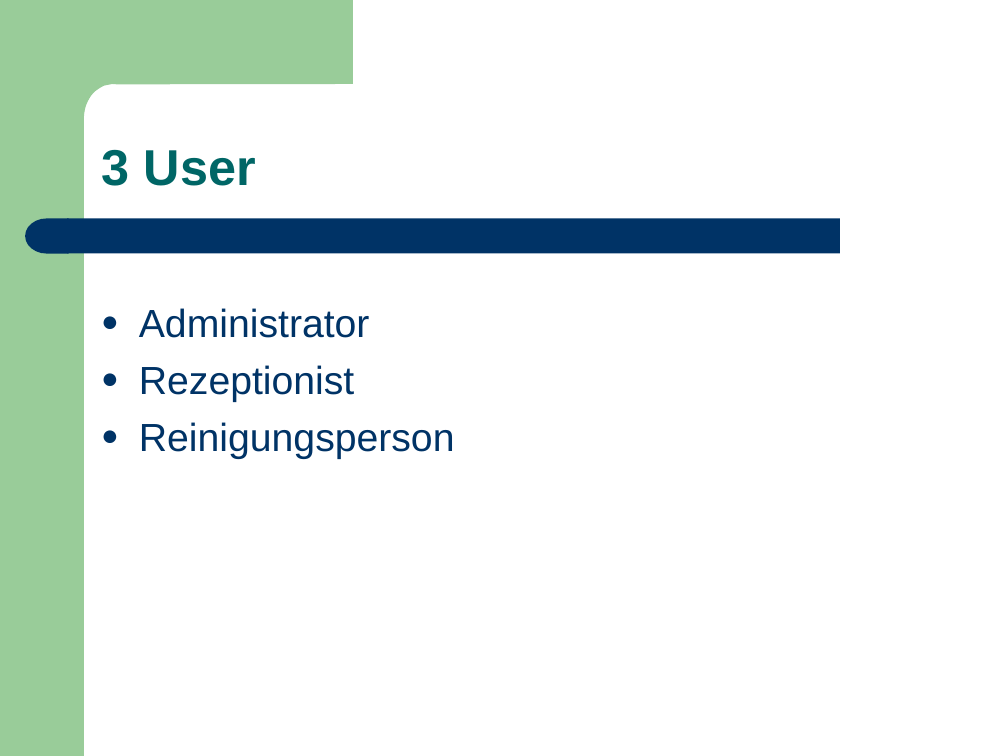
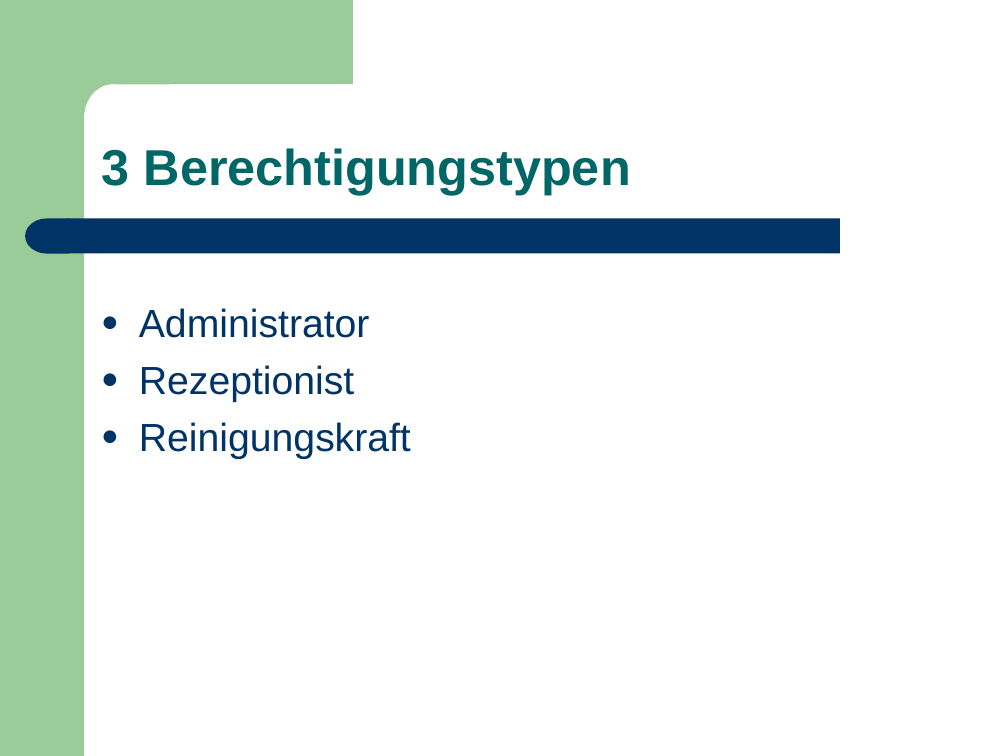
Before and after one commit to BackupTheBerlios/hics, a slide deck: slide 8 of Projektmanagement/hics_presentation.ppt. Drawn at 1008x756 pixels with LibreOffice and Linux fonts; fonts in the diff are those of the drawing. Boxes give left, top, right and bottom in pixels: in the first picture for what was removed or moved away, otherwise in the second. Text is boxed around its words. In the diff, an @@ line names an element or a change of style, - is before the commit and + after.

```diff
--- a/Projektmanagement/hics_presentation.ppt
+++ b/Projektmanagement/hics_presentation.ppt
@@ text at (102, 148, 631, 195): text changed @@
-3 User
+3 Berechtigungstypen
@@ text at (139, 422, 411, 459): text changed @@
-● Reinigungsperson
+● Reinigungskraft
```
Also in this commit, not shown: 6 other slides changed, 1 other file.
